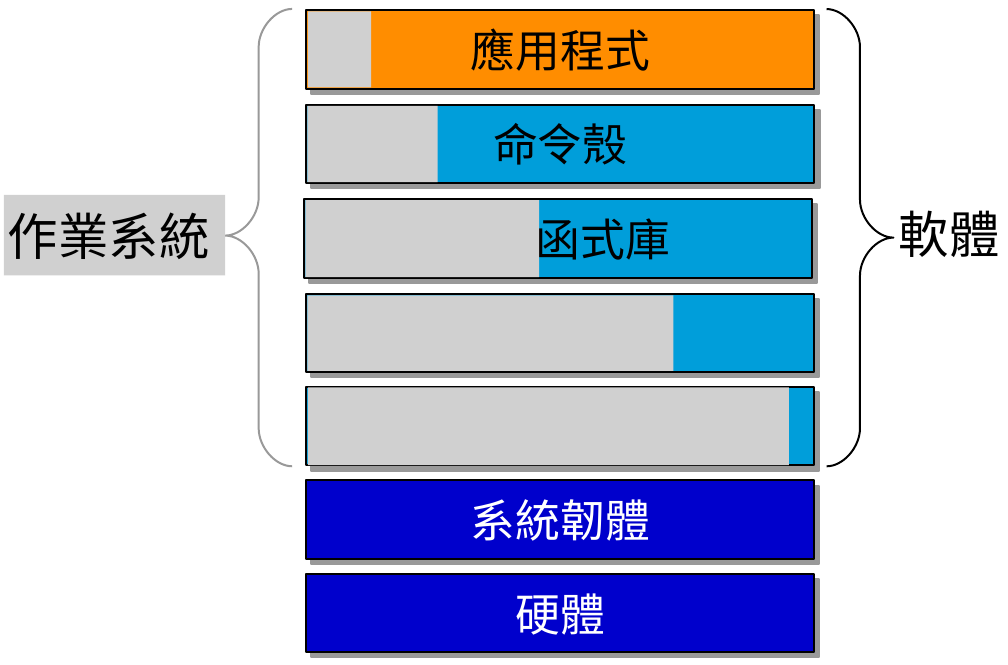
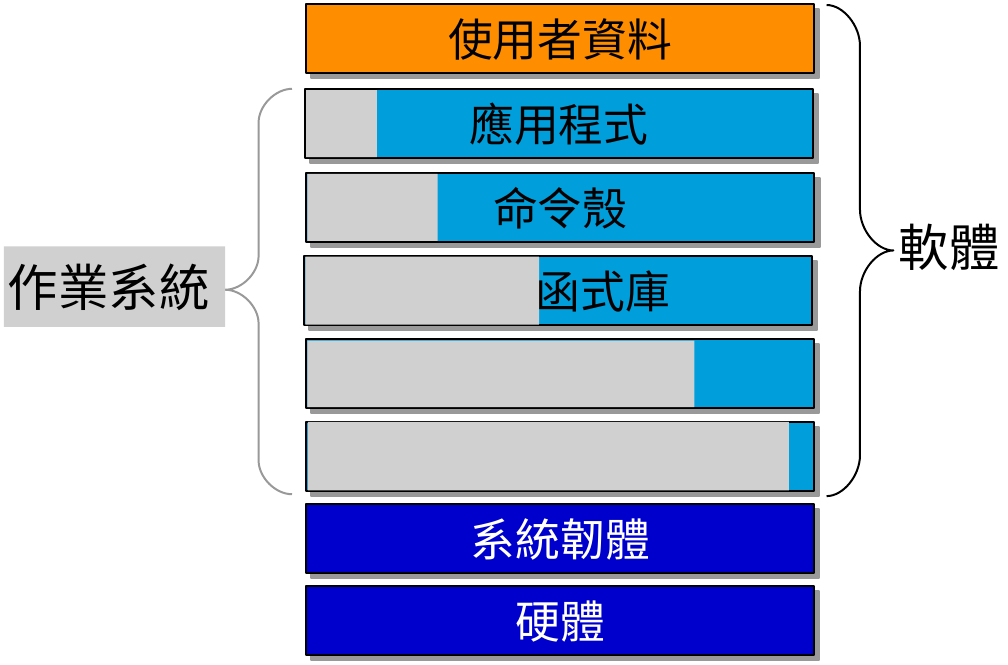
Before and after one commit to cc-books/testnotes, a slide deck: slide 1 of data/sys-hier.odp. Drawn at 1008x665 pixels with LibreOffice and Linux fonts; fonts in the diff are those of the drawing; grey boxes stand for pictures. Boxes give left, top, right and bottom in pixels: in the first picture for what was removed or moved away, otherwise in the second. Text is boxed around its words. In the diff, an @@ line names an element or a change of style, - is before the commit and + after.

```diff
--- a/data/sys-hier.odp
+++ b/data/sys-hier.odp
@@ rectangle added at bbox=[306, 4, 814, 73], fill #FF8D00, outline #000000 1.42 pt, 32 pt, text #000000 @@
+使用者資料
@@ freeform shape: place and size @@
-freeform shape at bbox=[827, 9, 893, 466]
+freeform shape at bbox=[827, 5, 893, 496]
@@ freeform shape: place and size @@
-freeform shape at bbox=[225, 9, 291, 466]
+freeform shape at bbox=[225, 89, 291, 494]
@@ rectangle "應用程式": place and size @@
-rectangle "應用程式" at bbox=[306, 10, 814, 89]
+rectangle "應用程式" at bbox=[305, 89, 813, 158]
@@ rectangle "應用程式" at bbox=[305, 89, 813, 158]: fill #FF8D00 to #009EDA @@
@@ picture: place and size @@
-picture at bbox=[307, 106, 437, 181]
+picture at bbox=[306, 90, 377, 156]
@@ rectangle "命令殼": place and size @@
-rectangle "命令殼" at bbox=[306, 105, 814, 183]
+rectangle "命令殼" at bbox=[306, 172, 814, 242]
@@ picture: place and size @@
-picture at bbox=[307, 11, 371, 87]
+picture at bbox=[307, 174, 437, 241]
@@ text "軟體": place and size @@
-text "軟體" at bbox=[899, 210, 1000, 257]
+text "軟體" at bbox=[899, 223, 1000, 270]
@@ picture "作業系統": place and size @@
-picture "作業系統" at bbox=[4, 195, 226, 275]
+picture "作業系統" at bbox=[4, 246, 226, 327]
@@ rectangle "應用函式庫": place and size @@
-rectangle "應用函式庫" at bbox=[304, 200, 812, 278]
+rectangle "應用函式庫" at bbox=[304, 256, 812, 325]
@@ picture: place and size @@
-picture at bbox=[305, 200, 539, 276]
+picture at bbox=[305, 257, 539, 325]
@@ rectangle removed at bbox=[306, 293, 814, 372] @@
@@ rectangle added at bbox=[306, 339, 814, 407], fill #009EDA, outline #000000 1.42 pt, 32 pt, text #000000 @@
+系統函式庫
@@ picture: place and size @@
-picture at bbox=[307, 295, 673, 371]
+picture at bbox=[307, 341, 695, 407]
@@ rectangle: place and size @@
-rectangle at bbox=[306, 387, 814, 466]
+rectangle at bbox=[306, 421, 814, 490]
@@ picture: place and size @@
-picture at bbox=[307, 387, 788, 465]
+picture at bbox=[307, 421, 788, 490]
@@ rectangle "系統韌體": place and size @@
-rectangle "系統韌體" at bbox=[306, 480, 814, 558]
+rectangle "系統韌體" at bbox=[306, 504, 814, 573]
@@ rectangle "硬體": place and size @@
-rectangle "硬體" at bbox=[306, 574, 814, 652]
+rectangle "硬體" at bbox=[306, 586, 814, 654]
```
Also in this commit, not shown: 33 other files.
